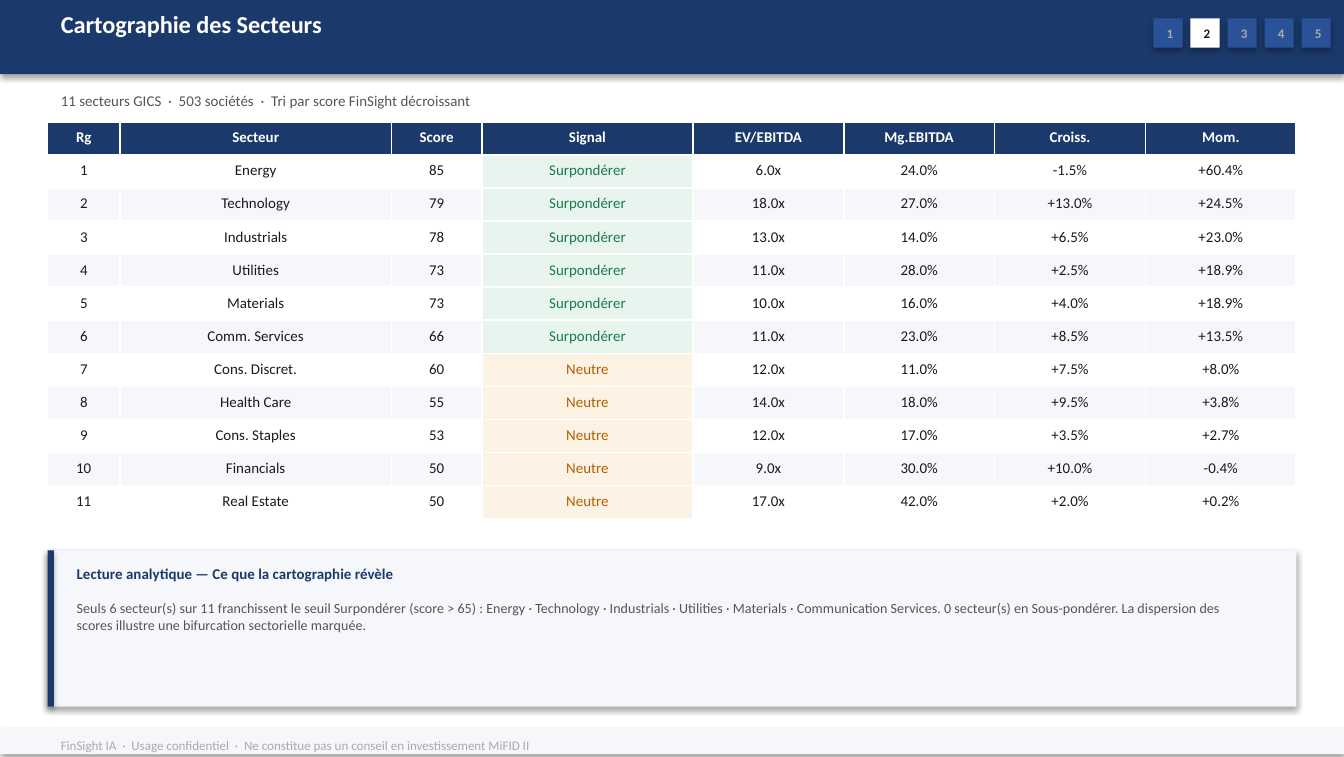
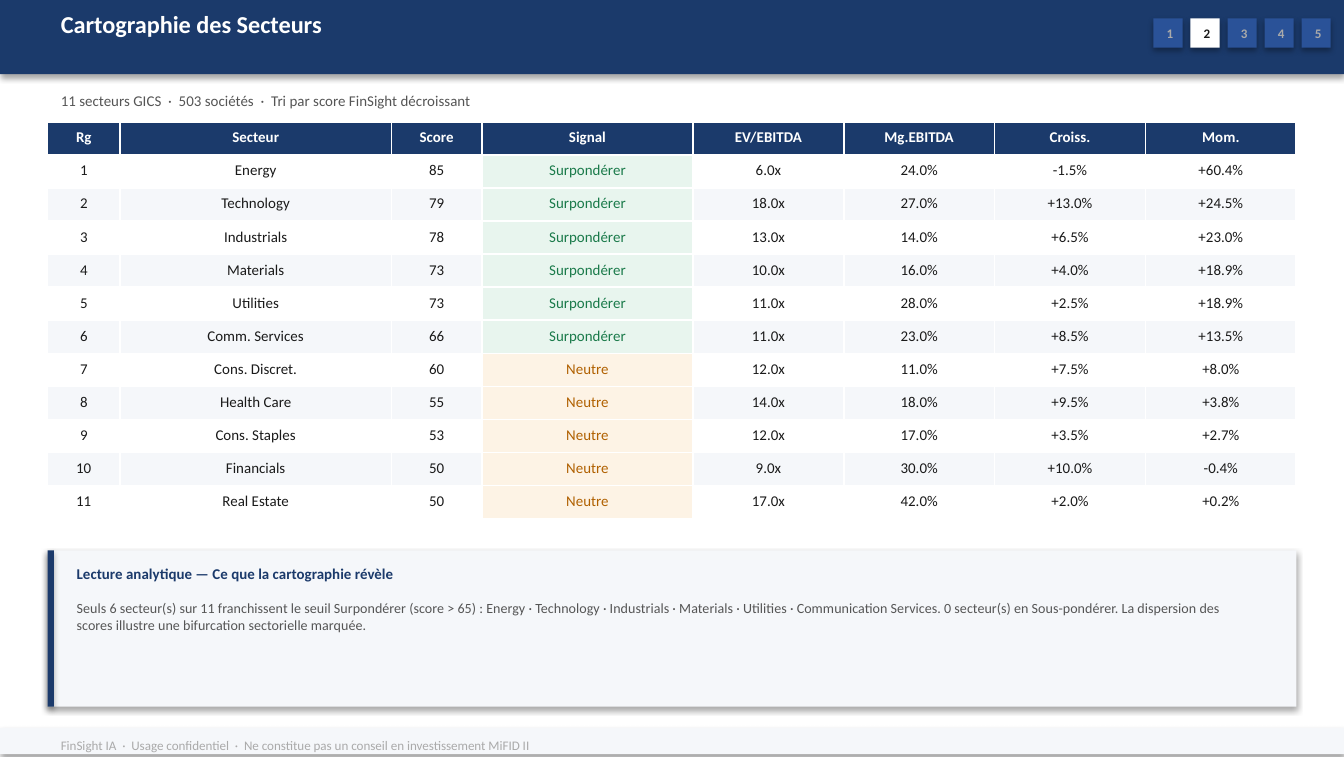
Before and after one commit to baptistejeh07-art/finsight-ia, a slide deck: slide 9 of preview/indice_SP_500/indice_SP_500.pptx. Drawn at 1344x757 pixels with LibreOffice and Linux fonts; fonts in the diff are those of the drawing. Boxes give left, top, right and bottom in pixels: in the first picture for what was removed or moved away, otherwise in the second. Text is boxed around its words. In the diff, an @@ line names an element or a change of style, - is before the commit and + after.

```diff
--- a/preview/indice_SP_500/indice_SP_500.pptx
+++ b/preview/indice_SP_500/indice_SP_500.pptx
@@ table at bbox=[47, 122, 1294, 519] @@
-row 5: 4 | Utilities | 73 | Surpondérer | 11.0x | 28.0% | +2.5% | +18.9%
+row 5: 4 | Materials | 73 | Surpondérer | 10.0x | 16.0% | +4.0% | +18.9%
-row 6: 5 | Materials | 73 | Surpondérer | 10.0x | 16.0% | +4.0% | +18.9%
+row 6: 5 | Utilities | 73 | Surpondérer | 11.0x | 28.0% | +2.5% | +18.9%
@@ text at bbox=[77, 603, 1220, 632]: text changed @@
-Seuls 6 secteur(s) sur 11 franchissent le seuil Surpondérer (score > 65) : Energy · Technology · Industrials · Utilities · Materials · Communication Services. 0 secteur(s) en Sous-pondérer. La dispersion des scores illustre une bifurcation sectorielle marquée.
+Seuls 6 secteur(s) sur 11 franchissent le seuil Surpondérer (score > 65) : Energy · Technology · Industrials · Materials · Utilities · Communication Services. 0 secteur(s) en Sous-pondérer. La dispersion des scores illustre une bifurcation sectorielle marquée.
```
Also in this commit, not shown: 3 other slides changed, 1 other file.
